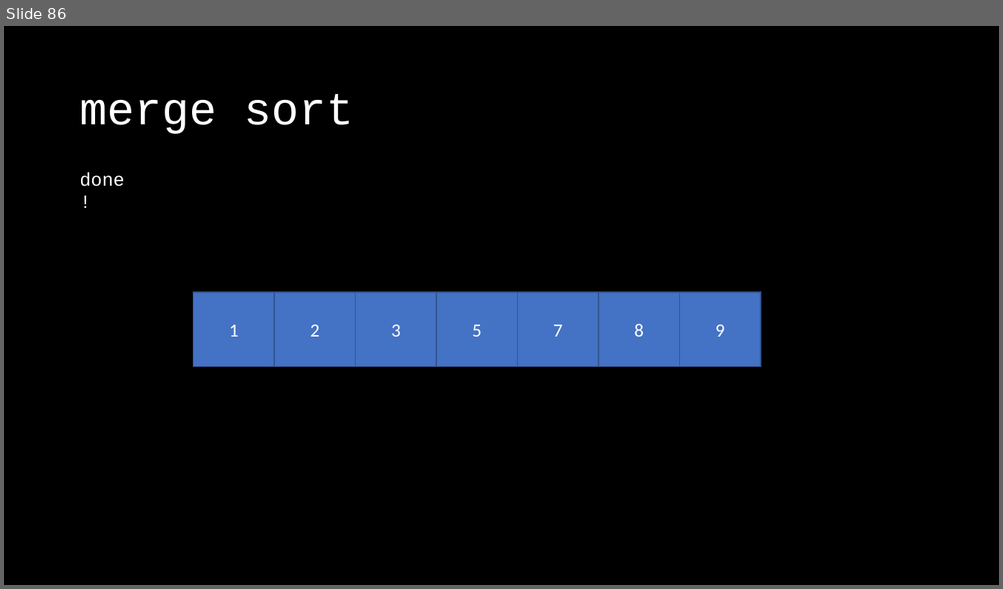
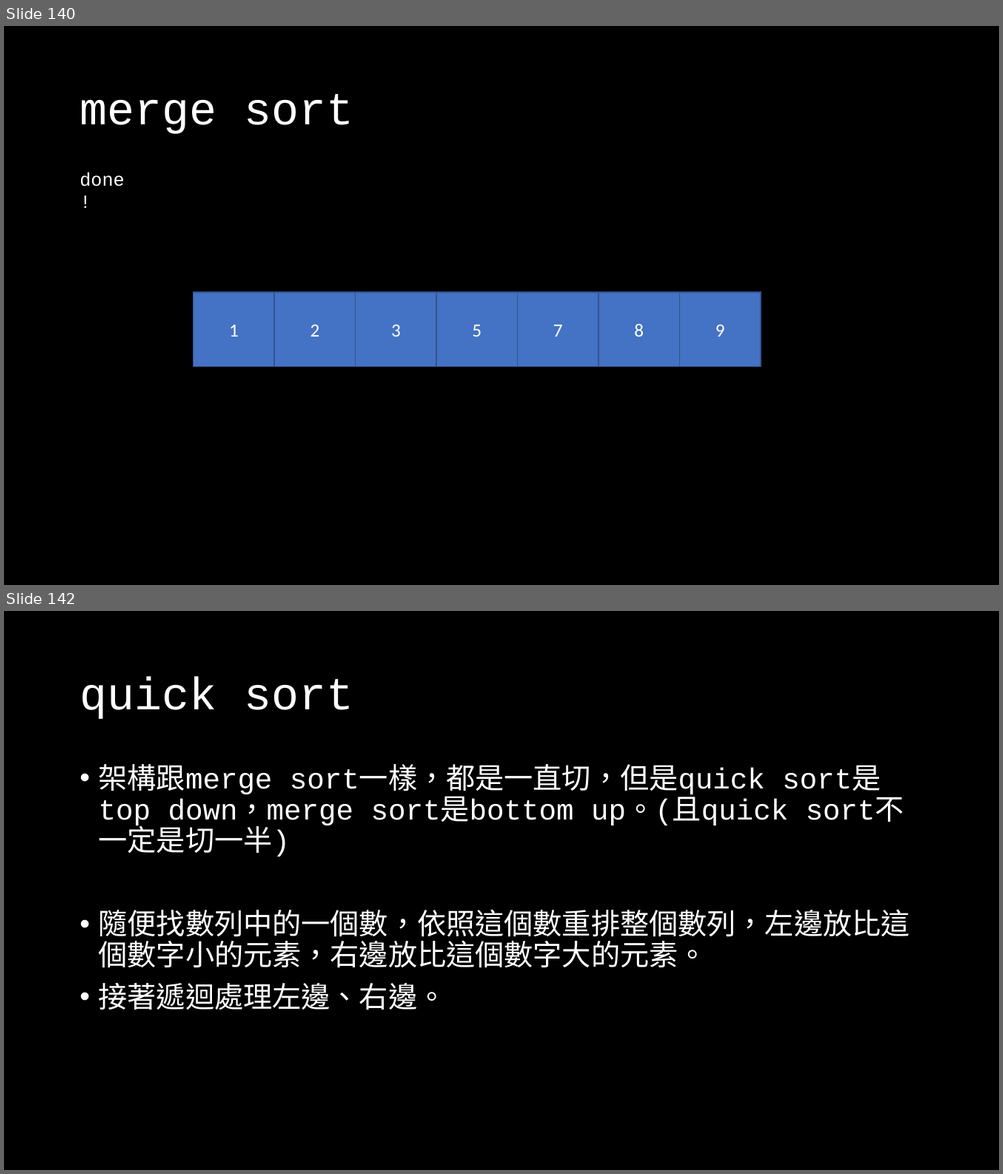
Before and after one commit to OEmiliatanO/those_c_prog_didnt_teach, a slide deck: Ch4/Ch4-algorithm.pptx. Shown one above the other, each under a label of ours: slide 86 before the commit, slides 140 and 142 after it; the slides between them are not shown. The pictures are 1003x589 and 1003x1174 pixels, drawn with LibreOffice and Linux fonts; fonts in the diff are those of the drawing. Boxes give left, top, right and bottom in pixels: in the first picture for what was removed or moved away, otherwise in the second. Text is boxed around its words. In the diff, an @@ line names an element or a change of style, - is before the commit and + after.

```diff
--- a/Ch4/Ch4-algorithm.pptx
+++ b/Ch4/Ch4-algorithm.pptx
@@ slide 142 added at [4,611,999,1170], background #000000 @@
@@ title added at [79,677,353,719], 44 pt, text #FFFFFF @@
+quick sort
@@ text added at [99,764,910,1011], 28 pt, text #FFFFFF @@
+• 架構跟merge sort一樣，都是一直切，但是quick sort是top down，merge sort是bottom up。(且quick sort不一定是切一半)
+• 隨便找數列中的一個數，依照這個數重排整個數列，左邊放比這個數字小的元素，右邊放比這個數字大的元素。
+• 接著遞迴處理左邊、右邊。
@@ what was slide 86 is now slide 140 @@
```
Also in this commit, not shown: 4 slides changed, 176 other slides added, 1 slide removed, 1 other file.
